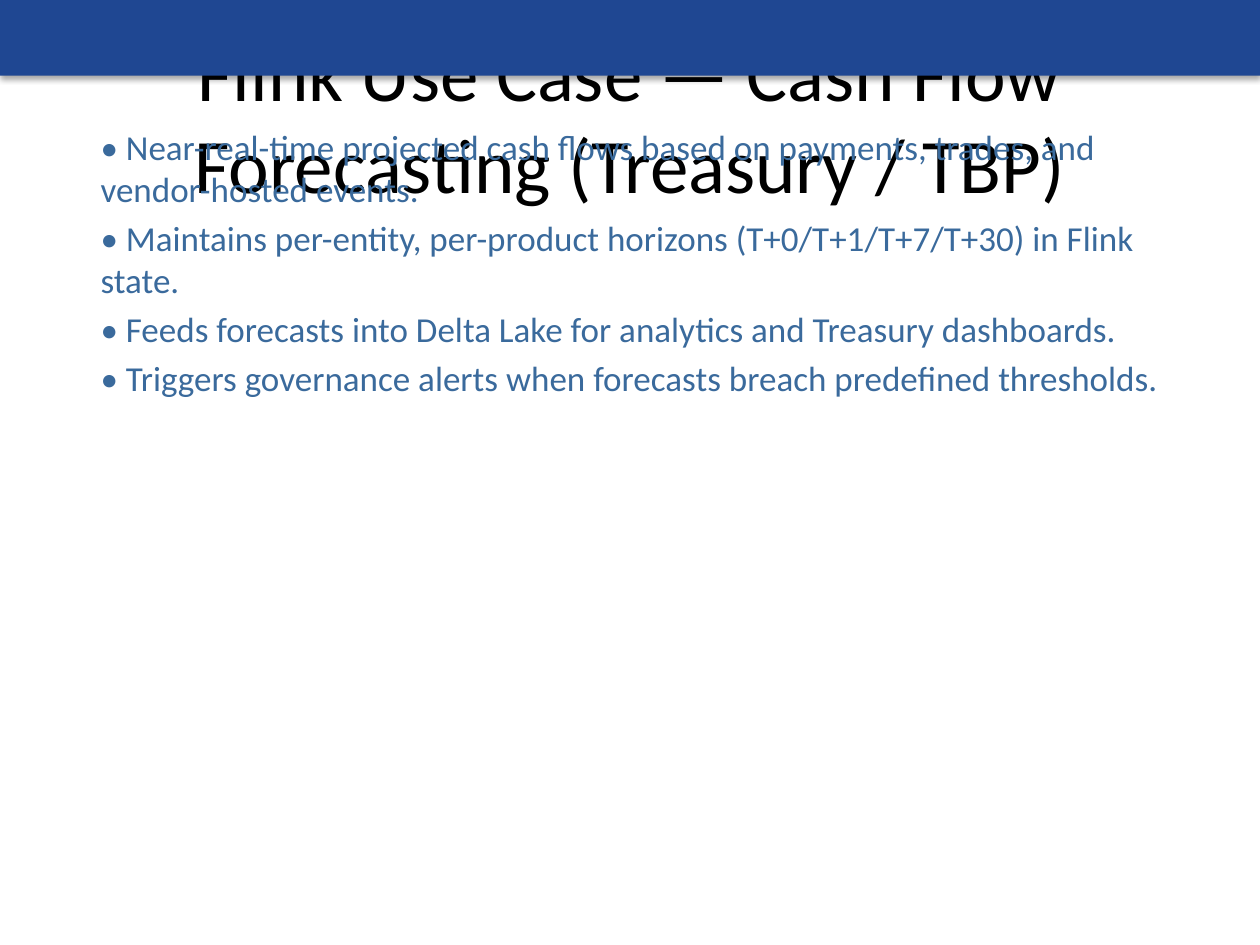
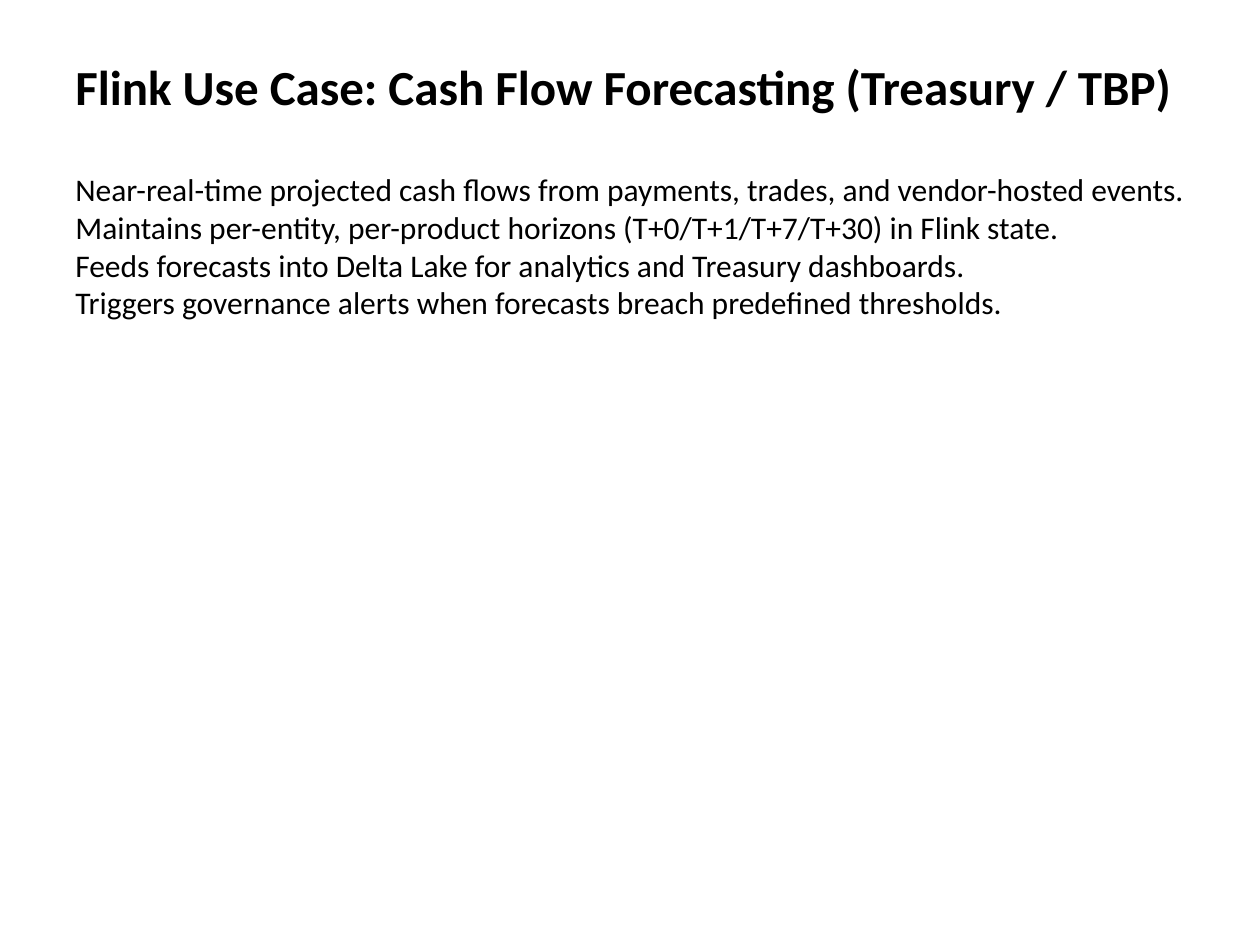
Before and after one commit to danielssonn/dataarch, a slide deck: slide 11 of artifacts/github-export/presentations/leadership-blueprint-presentation.pptx (slide 12 before the commit). Drawn at 1260x945 pixels with LibreOffice and Linux fonts; fonts in the diff are those of the drawing. Boxes give left, top, right and bottom in pixels: in the first picture for what was removed or moved away, otherwise in the second. Text is boxed around its words. In the diff, an @@ line names an element or a change of style, - is before the commit and + after.

Commit message:
feat: redo leadership presentation with Flink use-case slides (blueprint outline)

```diff
--- a/artifacts/github-export/presentations/leadership-blueprint-presentation.pptx
+++ b/artifacts/github-export/presentations/leadership-blueprint-presentation.pptx
@@ rectangle removed at [0, 0, 1260, 76] @@
@@ text "Flink Use Case: Cash Flow ..." at [75, 69, 1171, 114]: vertical alignment middle to top @@
@@ text at [75, 69, 1171, 114]: text changed; size 44 to 28 pt; bold on @@
-Flink Use Case — Cash Flow Forecasting (Treasury / TBP)
+Flink Use Case: Cash Flow Forecasting (Treasury / TBP)
@@ text at [75, 179, 1183, 320]: text changed; size 20 to 18 pt; text colour #3A6A9C to #000000 @@
-• Near-real-time projected cash flows based on payments, trades, and vendor-hosted events.
-• Maintains per-entity, per-product horizons (T+0/T+1/T+7/T+30) in Flink state.
-• Feeds forecasts into Delta Lake for analytics and Treasury dashboards.
-• Triggers governance alerts when forecasts breach predefined thresholds.
+Near-real-time projected cash flows from payments, trades, and vendor-hosted events.
+Maintains per-entity, per-product horizons (T+0/T+1/T+7/T+30) in Flink state.
+Feeds forecasts into Delta Lake for analytics and Treasury dashboards.
+Triggers governance alerts when forecasts breach predefined thresholds.
```
Also in this commit, not shown: 11 other slides changed, 1 slide added, 1 slide removed, 1 other file.
